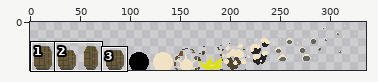
A sprite sheet gets an edit: MichaelBaySimulator/Assets/Sprites/explosion_barrel.png. Above: a wide view before the commit, with the close-up outlined.
Close-up. Before the commit:
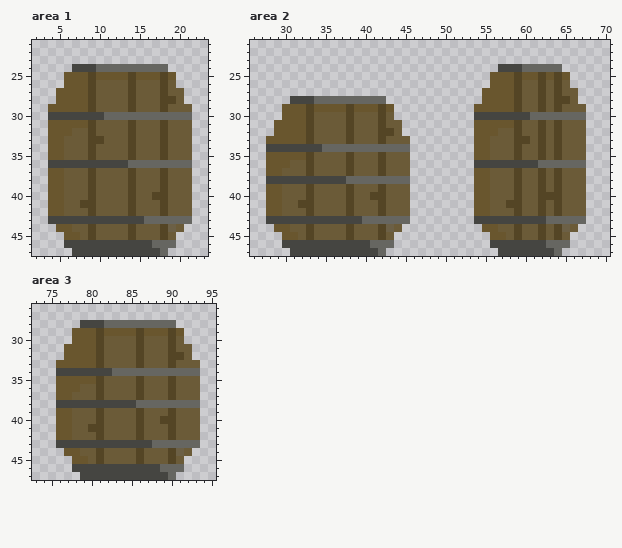
The file is 336x48 pixels. Colours within 5 levels of each other are drawn and written as one. Shown: area 1: x 2..23, y 21..47; area 2: x 26..70, y 21..47; area 3: x 73..95, y 26..47.
The result:
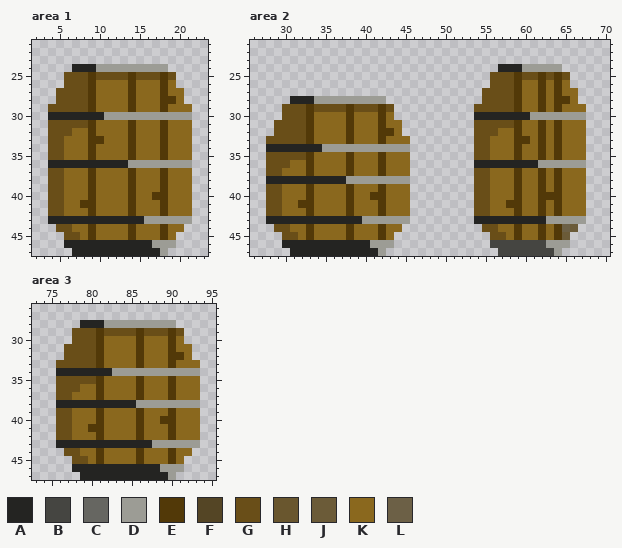
Palette (. is transparent): A #242422  B #454541  C #666661  D #9c9c95  E #523908  F #544525  G #694e18  H #69562e  J #6b5b38  K #8a681e  L #6c6046
Change:
Area 1:
y 24: x 7..18 BBBCCCCCCCCC -> AAADDDDDDDDD
y 25: x 6..19 HHHFHHHHFHHHFH -> GGGEGGGGEGGGEG
y 26: x 6..19 HHHFJJJJFJJJFJ -> GGGEKKKKEKKKEK
y 27: x 5..20 HHHHFJJJJFJJJFJJ -> GGGGEKKKKEKKKEKK
y 28: x 5..20 HHHHFJJJJFJJJFFJ -> GGGGEKKKKEKKKEEK
y 29: x 4..21 HHHHHFJJJJFJJJFJJJ -> GGGGGEKKKKEKKKEKKK
y 30: x 4..21 BBBBBBBCCCCCCCCCCC -> AAAAAAADDDDDDDDDDD
y 31: x 4..21 HHHHHFJJJJFJJJFJJJ -> GGGGGEKKKKEKKKEKKK
y 32: x 4..21 HHHJJFJJJJFJJJFJJJ -> GGGKKEKKKKEKKKEKKK
y 33: x 4..21 HHJJJFFJJJFJJJFJJJ -> GGKKKEEKKKEKKKEKKK
y 34..35: x 4..21 HHJJJFJJJJFJJJFJJJ -> GGKKKEKKKKEKKKEKKK
y 36: x 4..21 BBBBBBBBBBCCCCCCCC -> AAAAAAAAAADDDDDDDD
y 37..39: x 4..21 HHJJJFJJJJFJJJFJJJ -> GGKKKEKKKKEKKKEKKK
y 40: x 4..21 HHJJJFJJJJFJJFFJJJ -> GGKKKEKKKKEKKEEKKK
y 41: x 4..21 HHJJFFJJJJFJJJFJJJ -> GGKKEEKKKKEKKKEKKK
y 42: x 4..21 HHJJJFJJJJFJJJFJJJ -> GGKKKEKKKKEKKKEKKK
y 43: x 4..21 BBBBBBBBBBBBCCCCCC -> AAAAAAAAAAAADDDDDD
y 44: x 5..20 HHJJFJJJJFJJJFLJ -> GGKKEKKKKEKKKEKK
y 45: x 6..19 HHJFJJJJFJJJFJ -> GGKEKKKKEKKKEK
y 46: x 6..19 BBBBBBBBBBBCCC -> AAAAAAAAAAADDD
y 47: x 7..18 BBBBBBBBBBBC -> AAAAAAAAAAAD
Area 2:
y 24: x 57..64 BBBCCCCC -> AAADDDDD
y 25: x 56..65 HHHFHHFHFH -> GGGEGGEGEG
y 26: x 56..65 HHHFJJFJFJ -> GGGEKKEKEK
y 27: x 55..66 HHHHFJJFJFJJ -> GGGGEKKEKEKK
y 28: x 31..42 BBBCCCCCCCCC -> AAADDDDDDDDD; x 55..66 HHHHFJJFJFFJ -> GGGGEKKEKEEK
y 29: x 30..43 HHHFHHHHFHHHFH -> GGGEGGGGEGGGEG; x 54..67 HHHHHFJJFJFJJJ -> GGGGGEKKEKEKKK
y 30: x 30..43 HHHFJJJJFJJJFJ -> GGGEKKKKEKKKEK; x 54..67 BBBBBBBCCCCCCC -> AAAAAAADDDDDDD
y 31: x 29..44 HHHHFJJJJFJJJFJJ -> GGGGEKKKKEKKKEKK; x 54..67 HHHHHFJJFJFJJJ -> GGGGGEKKEKEKKK
y 32: x 29..44 HHHHFJJJJFJJJFFJ -> GGGGEKKKKEKKKEEK; x 54..67 HHHJJFJJFJFJJJ -> GGGKKEKKEKEKKK
y 33: x 28..45 HHHHHFJJJJFJJJFJJJ -> GGGGGEKKKKEKKKEKKK; x 54..67 HHJJJFFJFJFJJJ -> GGKKKEEKEKEKKK
y 34: x 28..45 BBBBBBBCCCCCCCCCCC -> AAAAAAADDDDDDDDDDD; x 54..67 HHJJJFJJFJFJJJ -> GGKKKEKKEKEKKK
y 35: x 28..45 HHHHHFJJJJFJJJFJJJ -> GGGGGEKKKKEKKKEKKK; x 54..67 HHJJJFJJFJFJJJ -> GGKKKEKKEKEKKK
y 36: x 28..45 HHHJJFJJJJFJJJFJJJ -> GGGKKEKKKKEKKKEKKK; x 54..67 BBBBBBBBCCCCCC -> AAAAAAAADDDDDD
y 37: x 28..45 HHJJJFJJJJFJJJFJJJ -> GGKKKEKKKKEKKKEKKK; x 54..67 HHJJJFJJFJFJJJ -> GGKKKEKKEKEKKK
y 38: x 28..45 BBBBBBBBBBCCCCCCCC -> AAAAAAAAAADDDDDDDD; x 54..67 HHJJJFJJFJFJJJ -> GGKKKEKKEKEKKK
y 39: x 28..45 HHJJJFJJJJFJJJFJJJ -> GGKKKEKKKKEKKKEKKK; x 54..67 HHJJJFJJFJFJJJ -> GGKKKEKKEKEKKK
y 40: x 28..45 HHJJJFJJJJFJJFFJJJ -> GGKKKEKKKKEKKEEKKK; x 54..67 HHJJJFJJFFFJJJ -> GGKKKEKKEEEKKK
y 41: x 28..45 HHJJFFJJJJFJJJFJJJ -> GGKKEEKKKKEKKKEKKK; x 54..67 HHJJFFJJFJFJJJ -> GGKKEEKKEKEKKK
y 42: x 28..45 HHJJJFJJJJFJJJFJJJ -> GGKKKEKKKKEKKKEKKK; x 54..67 HHJJJFJJFJFJJJ -> GGKKKEKKEKEKKK
y 43: x 28..45 BBBBBBBBBBBBCCCCCC -> AAAAAAAAAAAADDDDDD; x 54..67 BBBBBBBBBCCCCC -> AAAAAAAAADDDDD
y 44: x 29..44 HHJJFJJJJFJJJFLJ -> GGKKEKKKKEKKKEKK; x 55..64 HHJJFJJFJF -> GGKKEKKEKE
y 45: x 30..43 HHJFJJJJFJJJFJ -> GGKEKKKKEKKKEK; x 56..64 HHJFJJFJF -> GGKEKKEKE
y 46: x 30..43 BBBBBBBBBBBCCC -> AAAAAAAAAAADDD; x 63..65 CCC -> DDD
y 47: x 31..42 BBBBBBBBBBBC -> AAAAAAAAAAAD; x 64 C -> D
Area 3:
y 28: x 79..90 BBBCCCCCCCCC -> AAADDDDDDDDD
y 29: x 78..91 HHHFHHHHFHHHFH -> GGGEGGGGEGGGEG
y 30: x 78..91 HHHFJJJJFJJJFJ -> GGGEKKKKEKKKEK
y 31: x 77..92 HHHHFJJJJFJJJFJJ -> GGGGEKKKKEKKKEKK
y 32: x 77..92 HHHHFJJJJFJJJFFJ -> GGGGEKKKKEKKKEEK
y 33: x 76..93 HHHHHFJJJJFJJJFJJJ -> GGGGGEKKKKEKKKEKKK
y 34: x 76..93 BBBBBBBCCCCCCCCCCC -> AAAAAAADDDDDDDDDDD
y 35: x 76..93 HHHHHFJJJJFJJJFJJJ -> GGGGGEKKKKEKKKEKKK
y 36: x 76..93 HHHJJFJJJJFJJJFJJJ -> GGGKKEKKKKEKKKEKKK
y 37: x 76..93 HHJJJFJJJJFJJJFJJJ -> GGKKKEKKKKEKKKEKKK
y 38: x 76..93 BBBBBBBBBBCCCCCCCC -> AAAAAAAAAADDDDDDDD
y 39: x 76..93 HHJJJFJJJJFJJJFJJJ -> GGKKKEKKKKEKKKEKKK
y 40: x 76..93 HHJJJFJJJJFJJFFJJJ -> GGKKKEKKKKEKKEEKKK
y 41: x 76..93 HHJJFFJJJJFJJJFJJJ -> GGKKEEKKKKEKKKEKKK
y 42: x 76..93 HHJJJFJJJJFJJJFJJJ -> GGKKKEKKKKEKKKEKKK
y 43: x 76..93 BBBBBBBBBBBBCCCCCC -> AAAAAAAAAAAADDDDDD
y 44: x 77..92 HHJJFJJJJFJJJFLJ -> GGKKEKKKKEKKKEKK
y 45: x 78..91 HHJFJJJJFJJJFJ -> GGKEKKKKEKKKEK
y 46: x 78..91 BBBBBBBBBBBCCC -> AAAAAAAAAAADDD
y 47: x 79..90 BBBBBBBBBBBC -> AAAAAAAAAAAD
Changed places in both close-ups, as pixel boxes (x1, y1, x2, y2):
changed: (48, 64, 192, 256)
changed: (474, 64, 586, 256)
changed: (266, 96, 410, 256)
changed: (56, 320, 200, 480)
